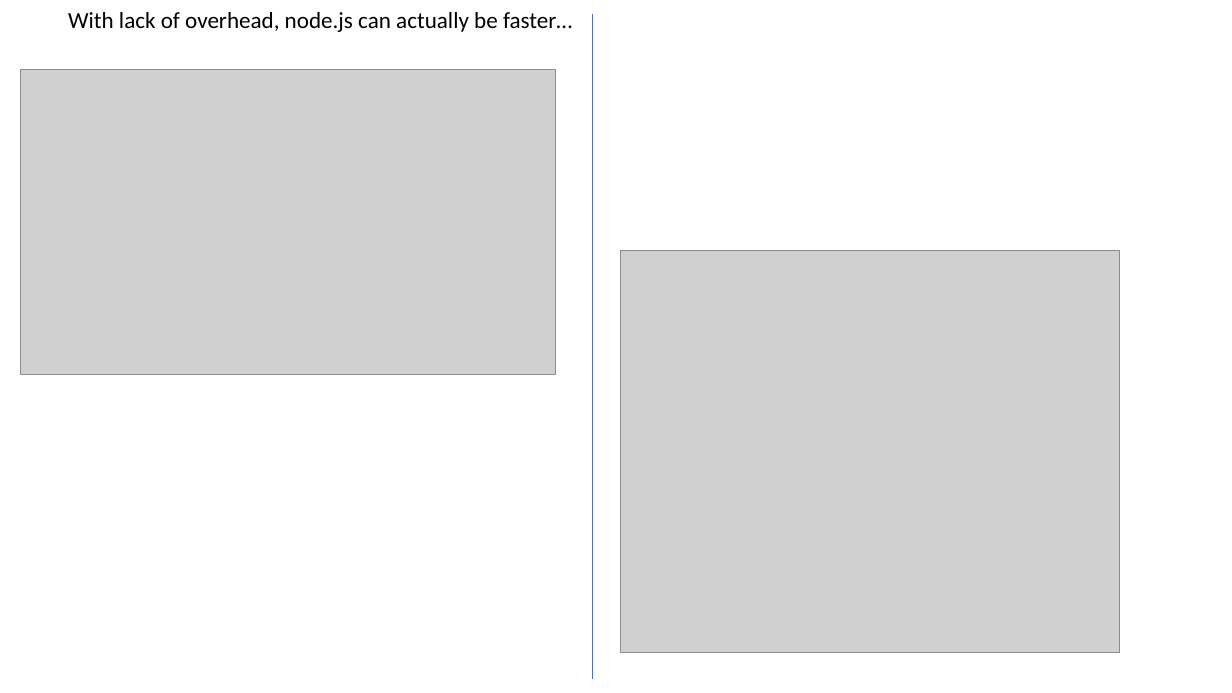
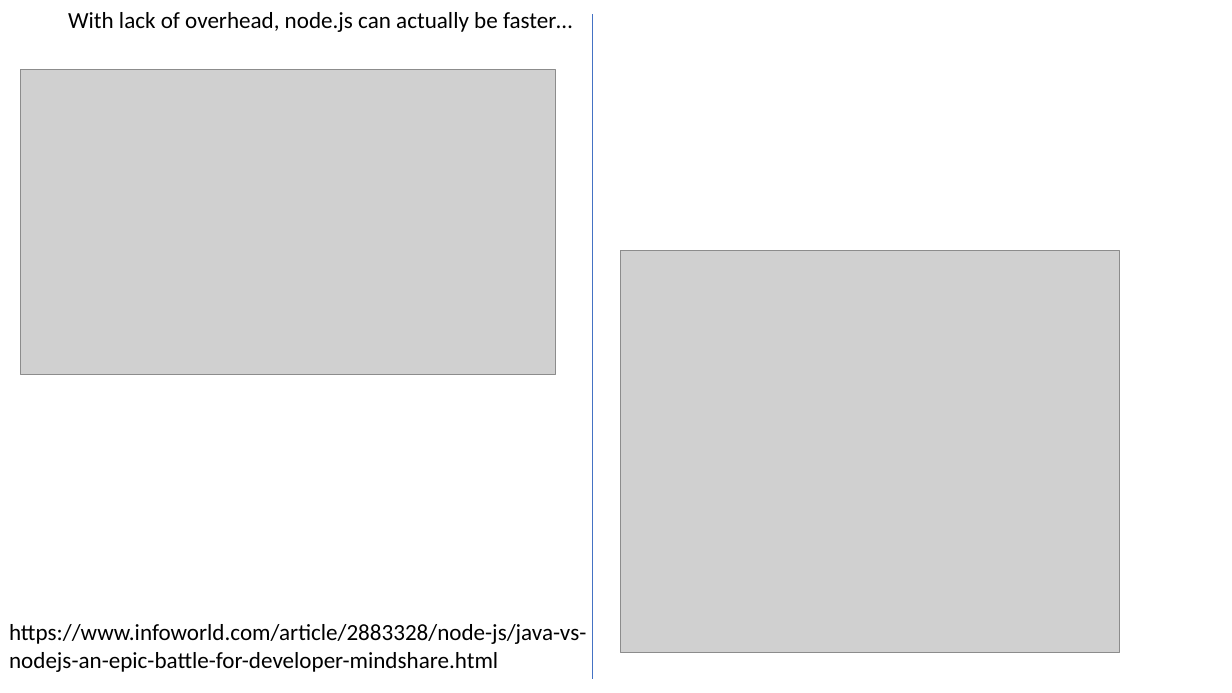
Before and after one commit to afodor/afodor.github.io, a slide deck: slide 22 of classes/prog2017/Prog3-Lecture25.pptx. Drawn at 1232x693 pixels with LibreOffice and Linux fonts; fonts in the diff are those of the drawing; grey boxes stand for pictures. Boxes give left, top, right and bottom in pixels: in the first picture for what was removed or moved away, otherwise in the second. Text is boxed around its words. In the diff, an @@ line names an element or a change of style, - is before the commit and + after.

Commit message:
add citation for lecture 25

```diff
--- a/classes/prog2017/Prog3-Lecture25.pptx
+++ b/classes/prog2017/Prog3-Lecture25.pptx
@@ text added at [9,624,586,672], 18 pt, text #000000 @@
+https://www.infoworld.com/article/2883328/node-js/java-vs-nodejs-an-epic-battle-for-developer-mindshare.html
```
